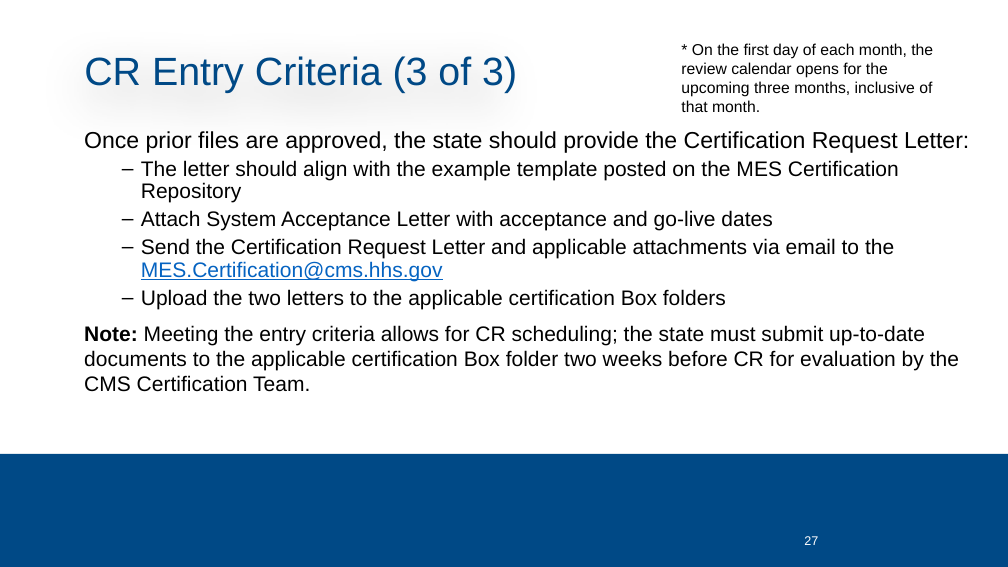
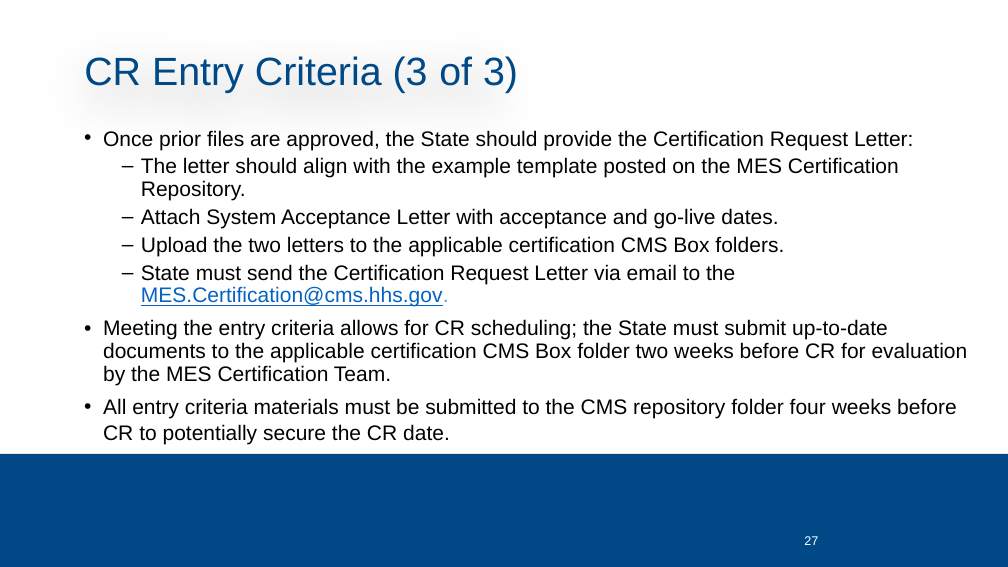
Before and after one commit to CMSgov/CMCS-DSG-DSS-Certification-Staging, a slide deck: slide 27 of SMC Kickoff Deck.pptx. Drawn at 1008x567 pixels with LibreOffice and Linux fonts; fonts in the diff are those of the drawing; background and template pictures are left out. Boxes give left, top, right and bottom in pixels: in the first picture for what was removed or moved away, otherwise in the second. Text is boxed around its words. In the diff, an @@ line names an element or a change of style, - is before the commit and + after.

```diff
--- a/SMC Kickoff Deck.pptx
+++ b/SMC Kickoff Deck.pptx
@@ text removed at [681, 43, 933, 112] @@
-* On the first day of each month, the review calendar opens for the upcoming three months, inclusive of that month.
@@ text at [103, 130, 968, 445]: text changed @@
-Once prior files are approved, the state should provide the Certification Request Letter:
-  – The letter should align with the example template posted on the MES Certification Repository
-  – Attach System Acceptance Letter with acceptance and go-live dates
-  – Send the Certification Request Letter and applicable attachments via email to the MES.Certification@cms.hhs.gov
-  – Upload the two letters to the applicable certification Box folders
-Note: Meeting the entry criteria allows for CR scheduling; the state must submit up-to-date documents to the applicable certification Box folder two weeks before CR for evaluation by the CMS Certification Team.
+• Once prior files are approved, the State should provide the Certification Request Letter:
+  – The letter should align with the example template posted on the MES Certification Repository.
+  – Attach System Acceptance Letter with acceptance and go-live dates.
+  – Upload the two letters to the applicable certification CMS Box folders.
+  – State must send the Certification Request Letter via email to the MES.Certification@cms.hhs.gov.
+• Meeting the entry criteria allows for CR scheduling; the State must submit up-to-date documents to the applicable certification CMS Box folder two weeks before CR for evaluation by the MES Certification Team.
+• All entry criteria materials must be submitted to the CMS repository folder four weeks before CR to potentially secure the CR date.
```
Also in this commit, not shown: 25 other slides changed, 2 slides added, 3 slides removed.
